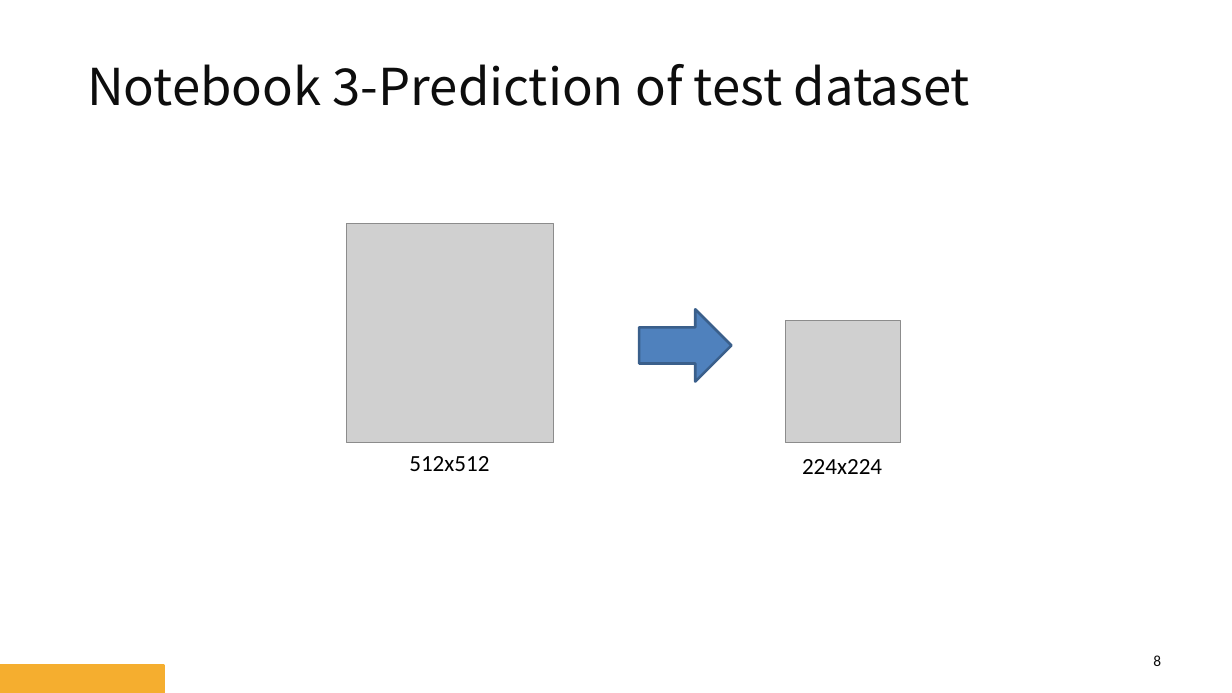
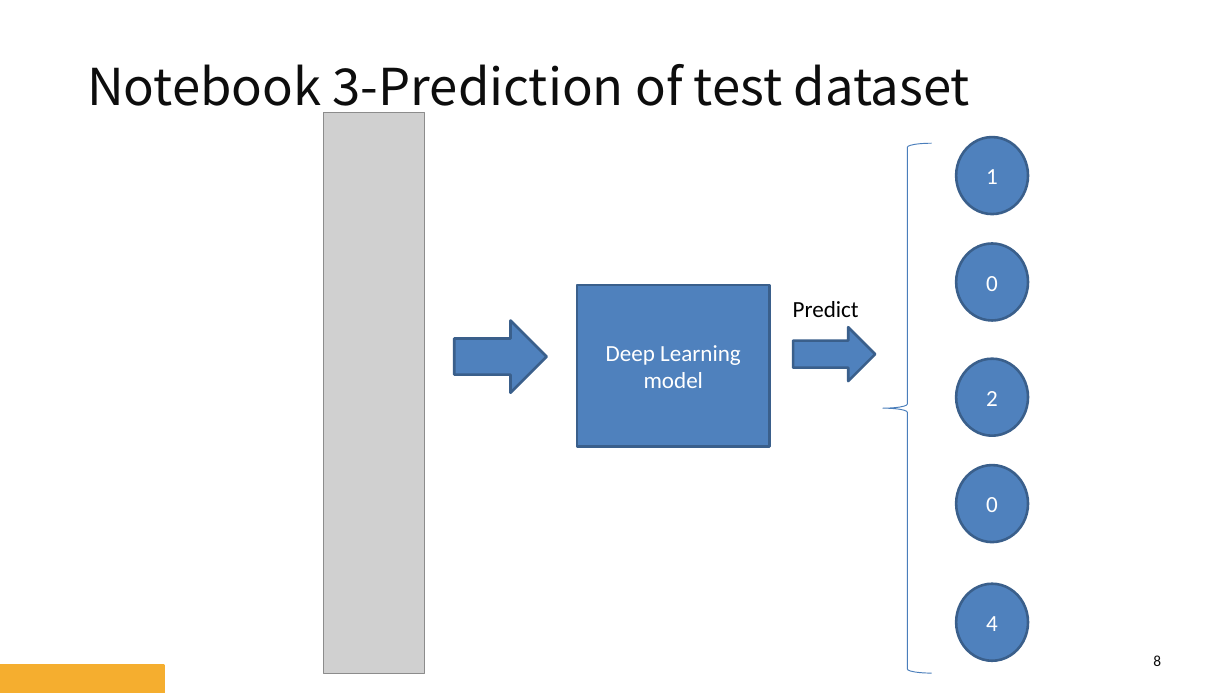
Before and after one commit to htchu/AOIProjectDemo, a slide deck: slide 8 of Slides/AOI-Steps.pptx. Drawn at 1232x693 pixels with LibreOffice and Linux fonts; fonts in the diff are those of the drawing; grey boxes stand for pictures; background and template pictures are left out. Boxes give left, top, right and bottom in pixels: in the first picture for what was removed or moved away, otherwise in the second. Text is boxed around its words. In the diff, an @@ line names an element or a change of style, - is before the commit and + after.

```diff
--- a/Slides/AOI-Steps.pptx
+++ b/Slides/AOI-Steps.pptx
@@ picture added at box(323, 113, 425, 674) @@
@@ left brace added at box(884, 143, 933, 673), outline #4B7EBC 0.75 pt @@
@@ ellipse added at box(957, 137, 1029, 213), fill #4F81BD, outline #3A5F8C 2 pt, 18 pt, text #FFFFFF @@
+1
@@ picture removed at box(347, 224, 554, 444) @@
@@ ellipse added at box(957, 244, 1029, 321), fill #4F81BD, outline #3A5F8C 2 pt, 18 pt, text #FFFFFF @@
+0
@@ rectangle added at box(578, 285, 770, 446), fill #4F81BD, outline #3A5F8C 2 pt, 18 pt, text #FFFFFF @@
+Deep Learning model
@@ right arrow: place and size @@
-right arrow at box(640, 310, 732, 382)
+right arrow at box(455, 321, 547, 393)
@@ picture removed at box(786, 321, 901, 443) @@
@@ right arrow added at box(793, 327, 875, 381), fill #4F81BD, outline #3A5F8C 2 pt @@
@@ text added at box(793, 301, 859, 317), 18 pt, text #000000 @@
+Predict
@@ ellipse added at box(957, 359, 1029, 435), fill #4F81BD, outline #3A5F8C 2 pt, 18 pt, text #FFFFFF @@
+2
@@ text removed at box(409, 456, 489, 471) @@
-512x512
@@ text removed at box(802, 459, 882, 474) @@
-224x224
@@ ellipse added at box(957, 465, 1029, 542), fill #4F81BD, outline #3A5F8C 2 pt, 18 pt, text #FFFFFF @@
+0
@@ ellipse added at box(957, 584, 1029, 661), fill #4F81BD, outline #3A5F8C 2 pt, 18 pt, text #FFFFFF @@
+4
```
Also in this commit, not shown: 1 other slide changed, 3 other files.
